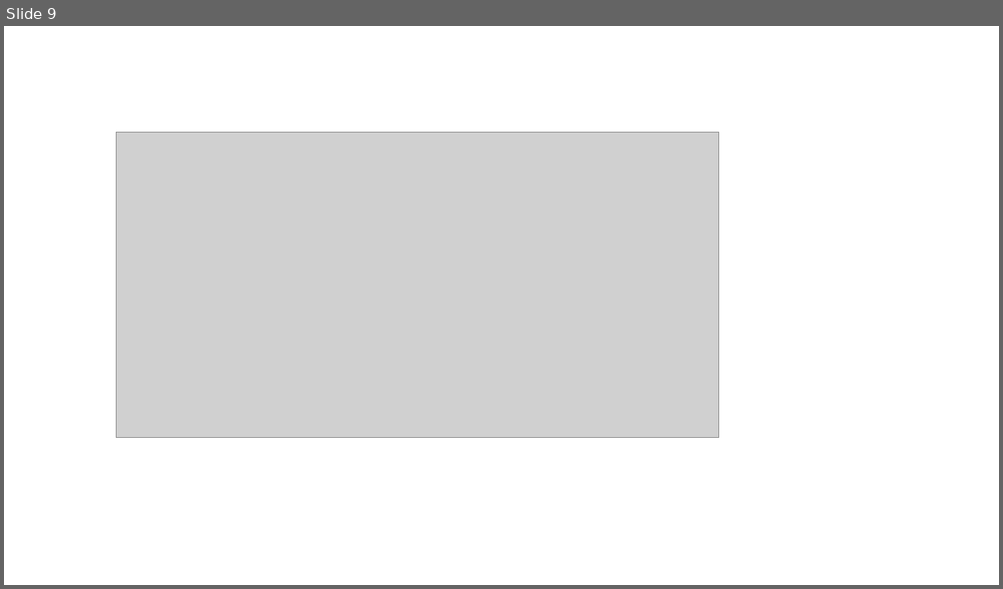
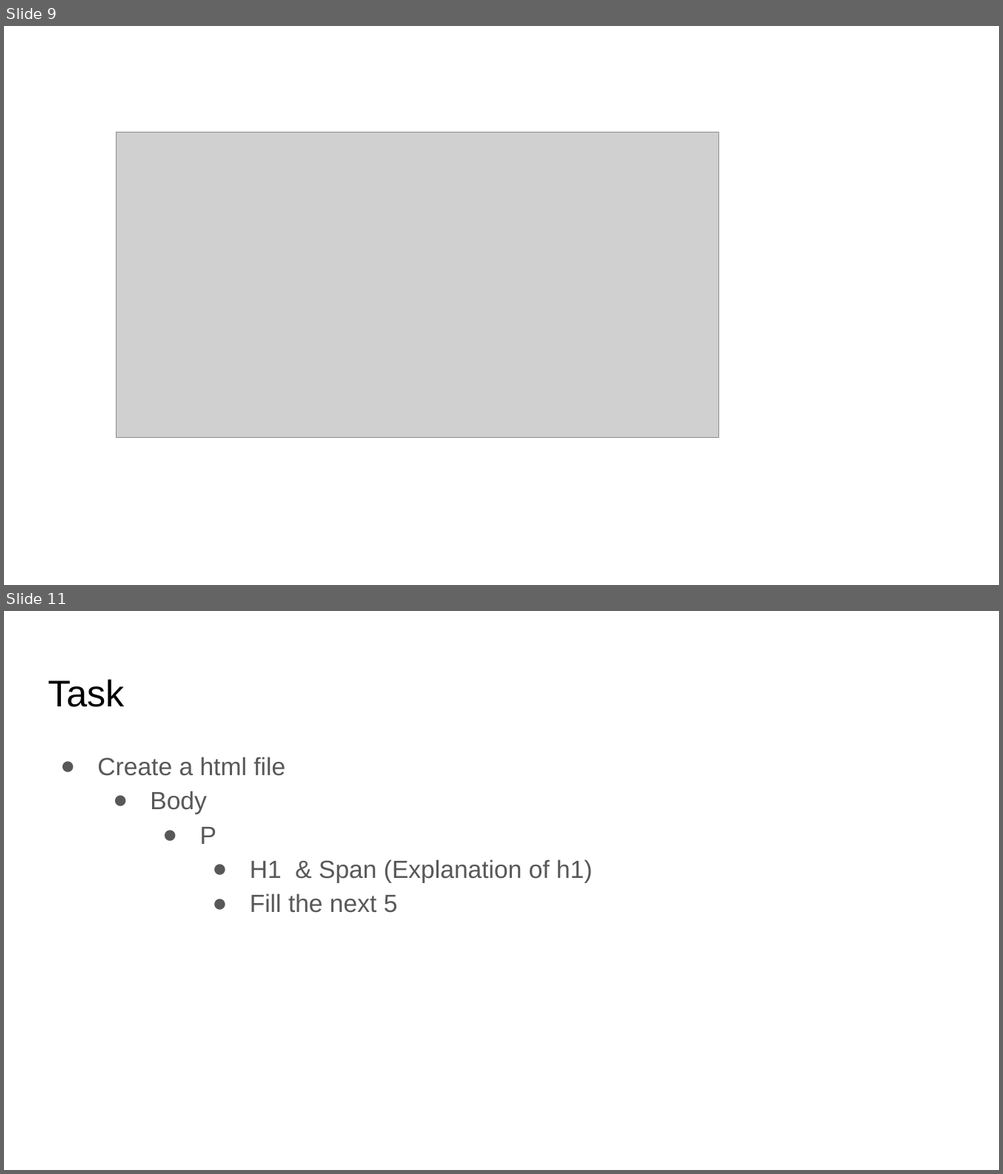
Before and after one commit to vishwanantha/javascript-101, a slide deck: ppt/000a - HTML Basics.pptx. Shown one above the other, each under a label of ours: slide 9 before the commit, slides 9 and 11 after it; the slides between them are not shown. The pictures are 1003x589 and 1003x1174 pixels, drawn with LibreOffice and Linux fonts; fonts in the diff are those of the drawing; grey boxes stand for pictures; background and template pictures are left out. Boxes give left, top, right and bottom in pixels: in the first picture for what was removed or moved away, otherwise in the second. Text is boxed around its words. In the diff, an @@ line names an element or a change of style, - is before the commit and + after.

```diff
--- a/ppt/000a - HTML Basics.pptx
+++ b/ppt/000a - HTML Basics.pptx
@@ slide 11 added at box(4, 611, 999, 1170), background #FFFFFF @@
@@ title added at box(48, 679, 124, 707), 26.9 pt, text #000000 @@
+Task
@@ text added at box(97, 757, 592, 913), 18 pt, text #585858 @@
+● Create a html file
+  ● Body
+    ● P
+      ● H1 & Span (Explanation of h1)
+      ● Fill the next 5
```
Also in this commit, not shown: 6 slides changed, 4 other files.
